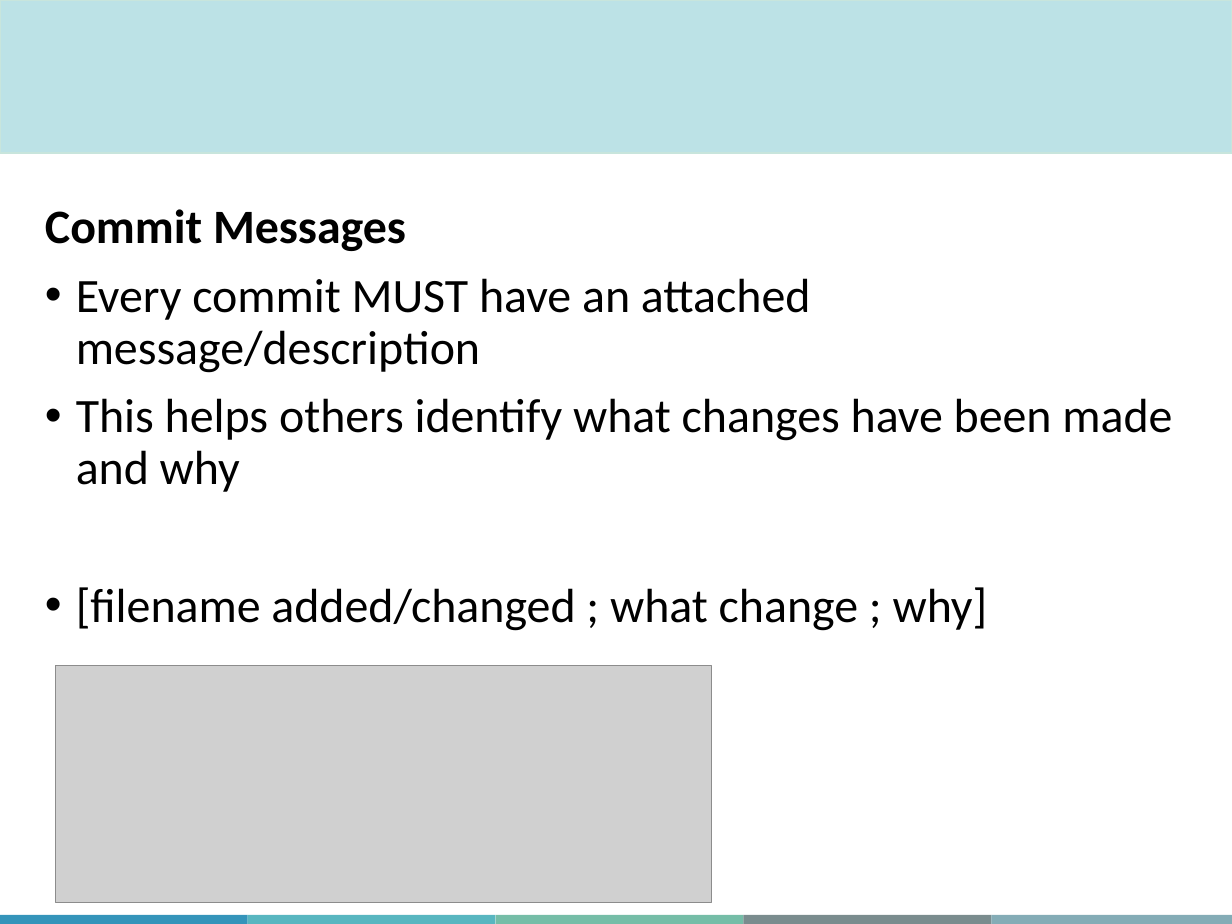
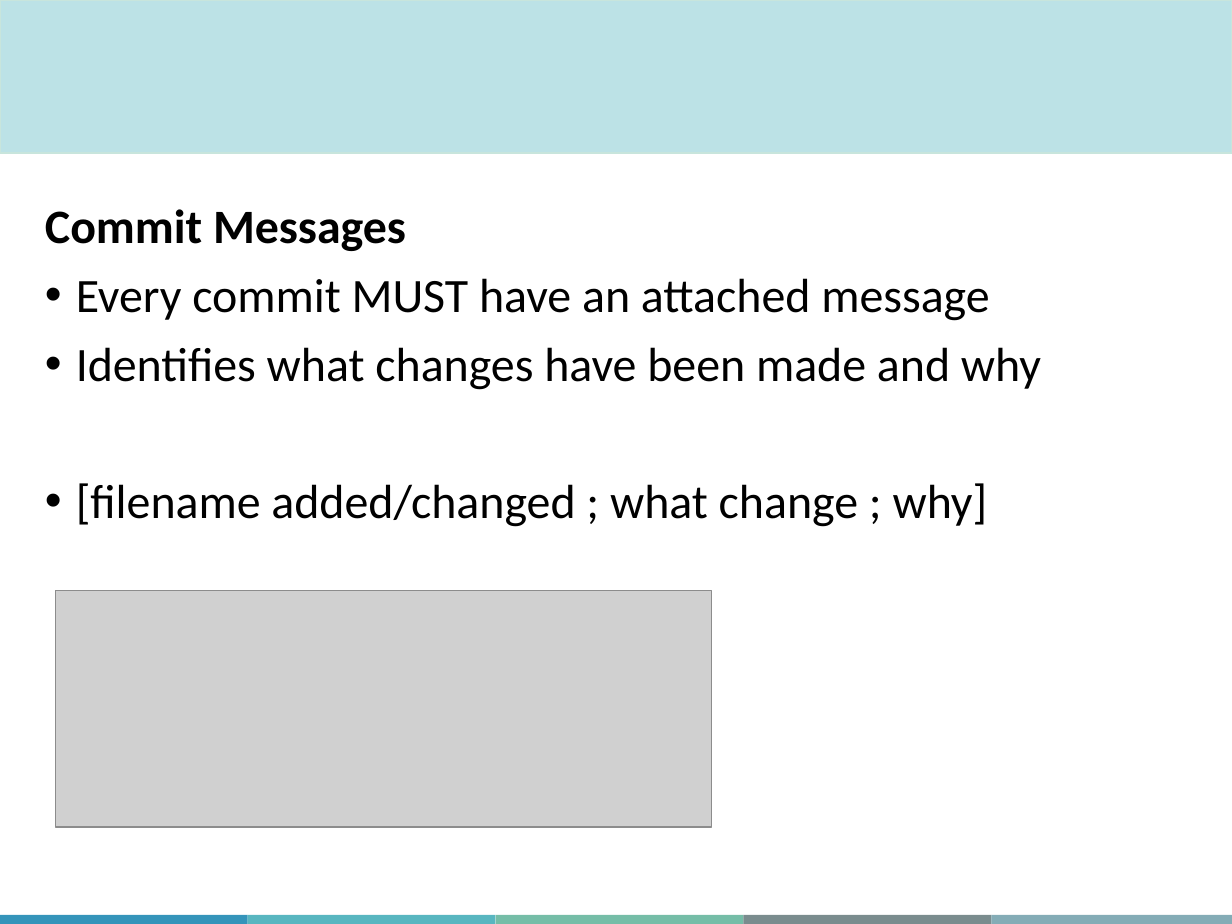
Before and after one commit to ehuan2/IntroToGitHub, a slide deck: slide 15 of Slides/MiCM_GitHub_Workshop_may_2026.pptx (slide 14 before the commit). Drawn at 1232x924 pixels with LibreOffice and Linux fonts; fonts in the diff are those of the drawing; grey boxes stand for pictures; background and template pictures are left out. Boxes give left, top, right and bottom in pixels: in the first picture for what was removed or moved away, otherwise in the second. Text is boxed around its words. In the diff, an @@ line names an element or a change of style, - is before the commit and + after.

```diff
--- a/Slides/MiCM_GitHub_Workshop_may_2026.pptx
+++ b/Slides/MiCM_GitHub_Workshop_may_2026.pptx
@@ text at bbox=[76, 278, 1041, 390]: text changed @@
-• Every commit MUST have an attached message/description
-• This helps others identify what changes have been made and why
+• Every commit MUST have an attached message
+• Identifies what changes have been made and why
@@ picture: place and size @@
-picture at bbox=[55, 665, 711, 902]
+picture at bbox=[55, 590, 711, 827]
```
Also in this commit, not shown: 22 other slides changed, 4 slides added, 2 slides removed.
